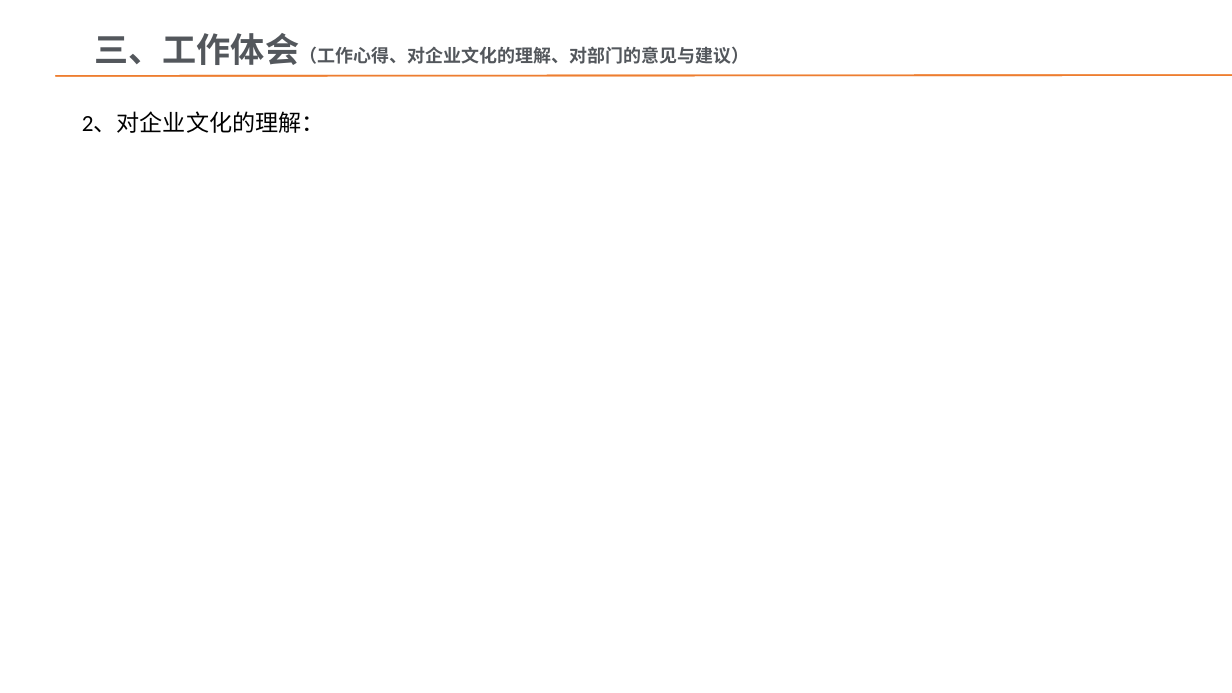
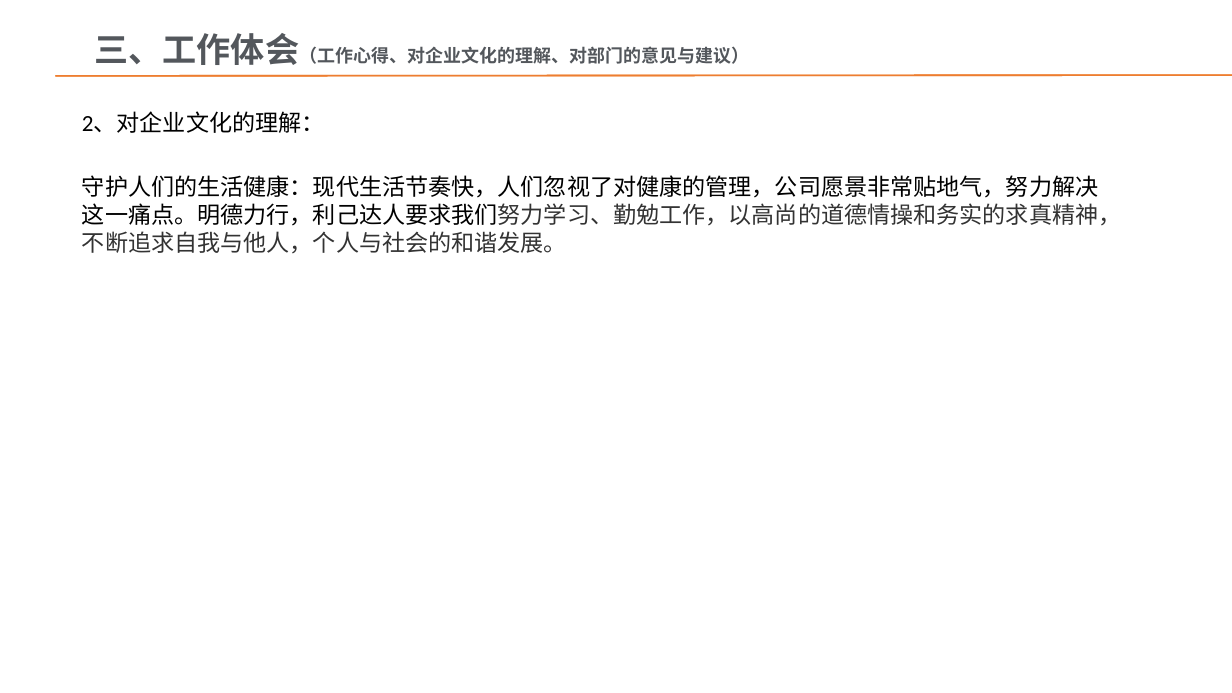
Before and after one commit to light-hong/2021web, a slide deck: slide 10 of 上海比户员工试用期转正PPT模版.pptx. Drawn at 1232x693 pixels with LibreOffice and Linux fonts; fonts in the diff are those of the drawing; background and template pictures are left out. Boxes give left, top, right and bottom in pixels: in the first picture for what was removed or moved away, otherwise in the second. Text is boxed around its words. In the diff, an @@ line names an element or a change of style, - is before the commit and + after.

Commit message:
change

```diff
--- a/上海比户员工试用期转正PPT模版.pptx
+++ b/上海比户员工试用期转正PPT模版.pptx
@@ text added at [82,175,1121,253], 18 pt, text #000000 @@
+守护人们的生活健康：现代生活节奏快，人们忽视了对健康的管理，公司愿景非常贴地气，努力解决这一痛点。明德力行，利己达人要求我们努力学习、勤勉工作，以高尚的道德情操和务实的求真精神，不断追求自我与他人，个人与社会的和谐发展。
```
Also in this commit, not shown: 11 other slides changed.
